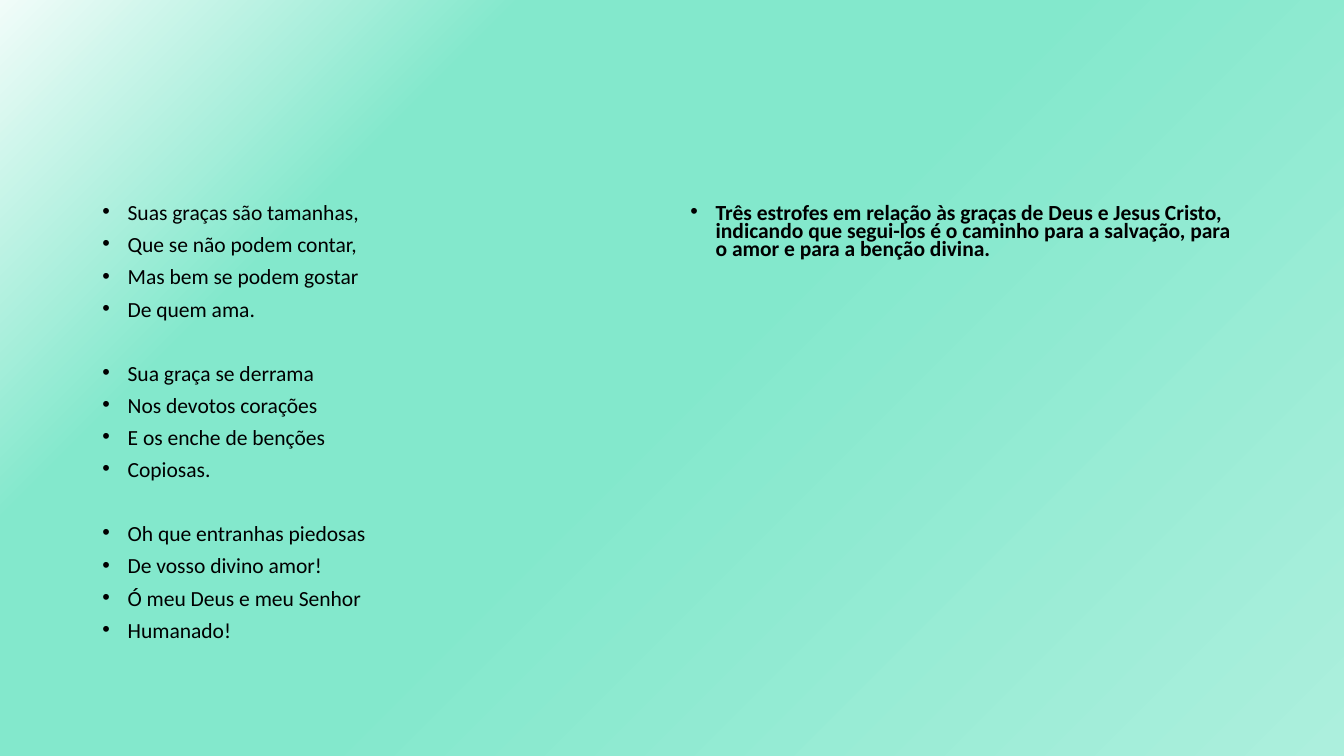
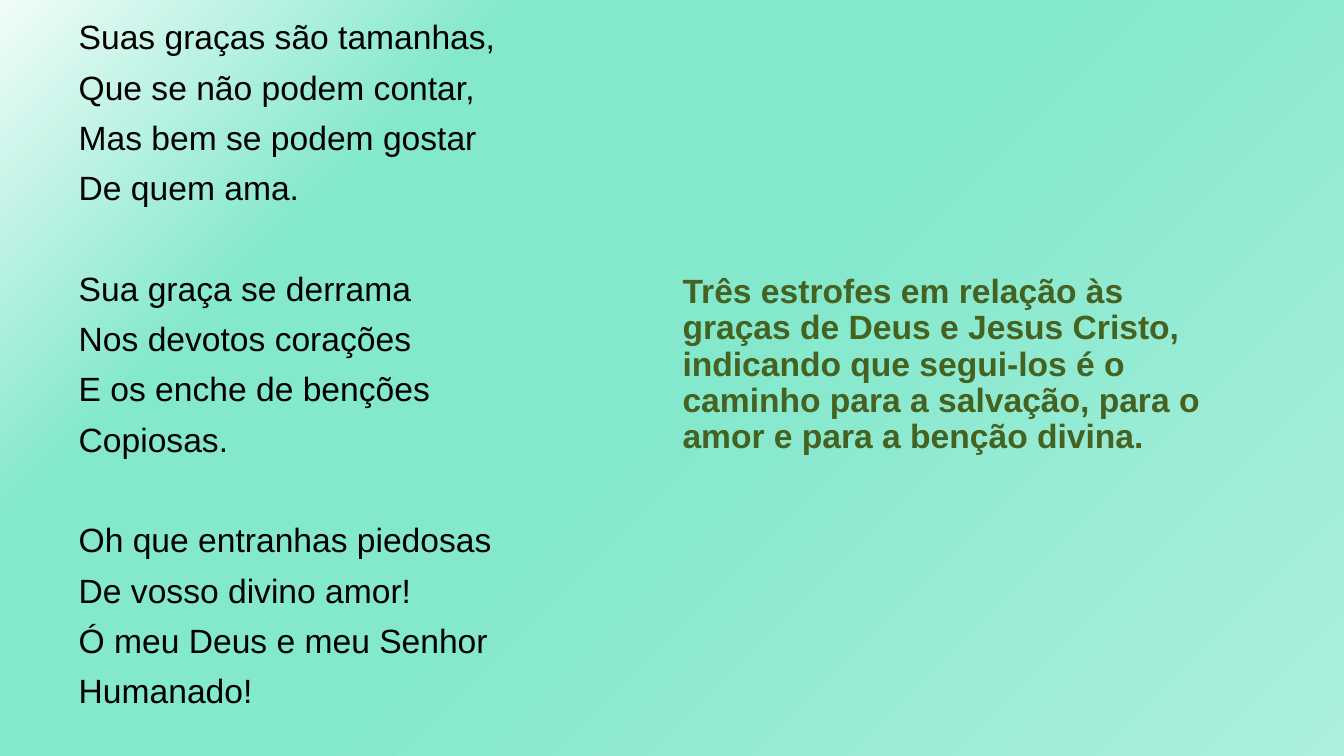
Before and after one commit to GabrielDSS0/ETEC-Coisas-Escolares, a slide deck: slide 6 of 1 etim ds 2022/LPL/Padre José de Anchieta - Poema/Ao Santíssimo Sacramento.pptx. Drawn at 1344x756 pixels with LibreOffice and Linux fonts; fonts in the diff are those of the drawing. Boxes give left, top, right and bottom in pixels: in the first picture for what was removed or moved away, otherwise in the second. Text is boxed around its words. In the diff, an @@ line names an element or a change of style, - is before the commit and + after.

```diff
--- a/1 etim ds 2022/LPL/Padre José de Anchieta - Poema/Ao Santíssimo Sacramento.pptx
+++ b/1 etim ds 2022/LPL/Padre José de Anchieta - Poema/Ao Santíssimo Sacramento.pptx
@@ text "Suas graças são tamanhas,": place and size @@
-text "Suas graças são tamanhas," at bbox=[128, 205, 366, 638]
+text "Suas graças são tamanhas," at bbox=[79, 24, 495, 704]
@@ text "Suas graças são tamanhas," at bbox=[79, 24, 495, 704]: size 15.4 to 24 pt, font Calibri to Arial; bullet • to none; line spacing 0.7 to 0.9 @@
@@ text "Três estrofes em relação às ...": place and size @@
-text "Três estrofes em relação às ..." at bbox=[716, 205, 1230, 260]
+text "Três estrofes em relação às ..." at bbox=[683, 278, 1200, 455]
@@ text "Três estrofes em relação às ..." at bbox=[683, 278, 1200, 455]: size 15.4 to 24 pt, font Calibri to Arial, text colour #000000 to #466221; bullet • to none; line spacing 0.7 to 0.9 @@
```
Also in this commit, not shown: 14 other slides changed, 2 slides added.
